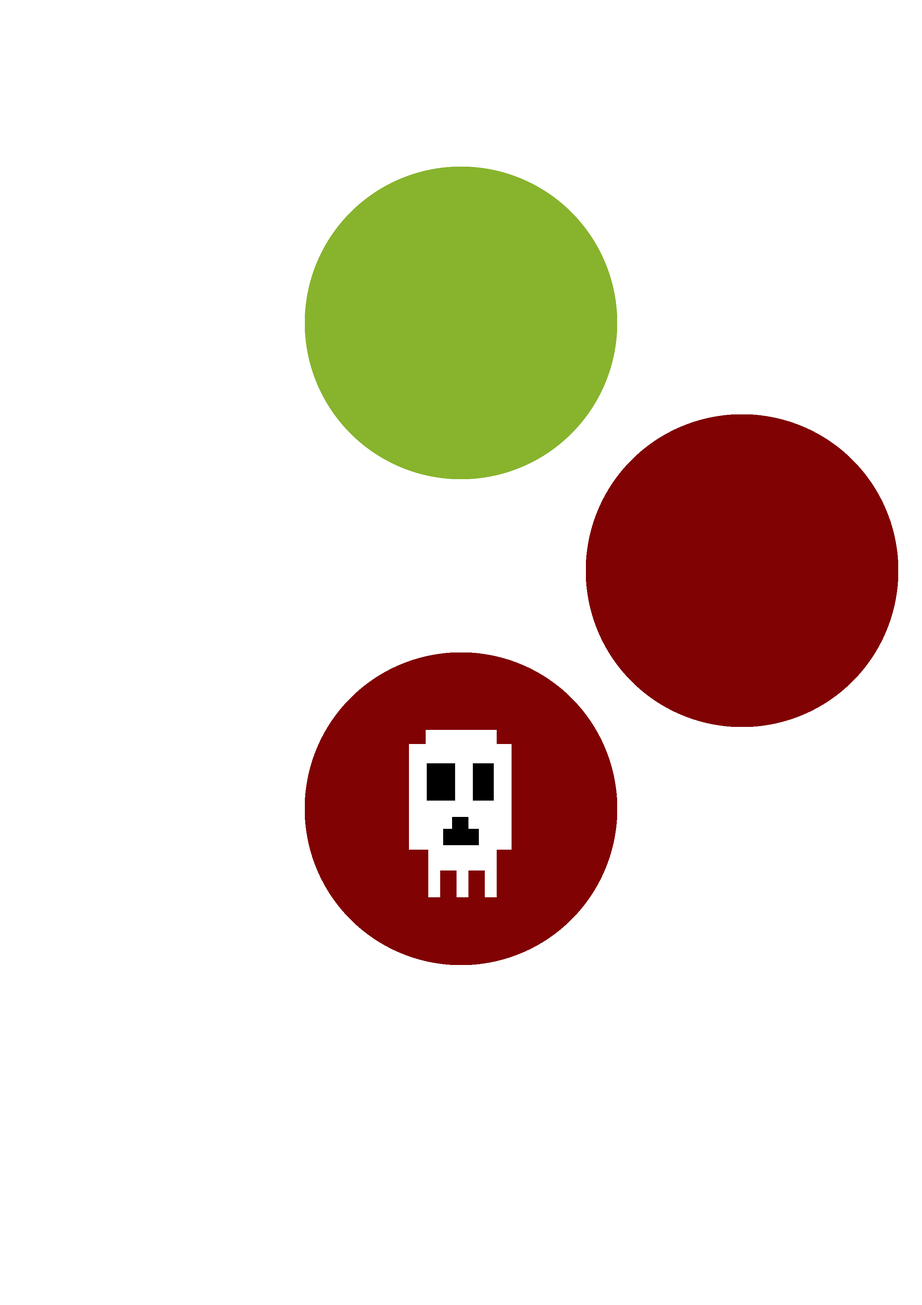
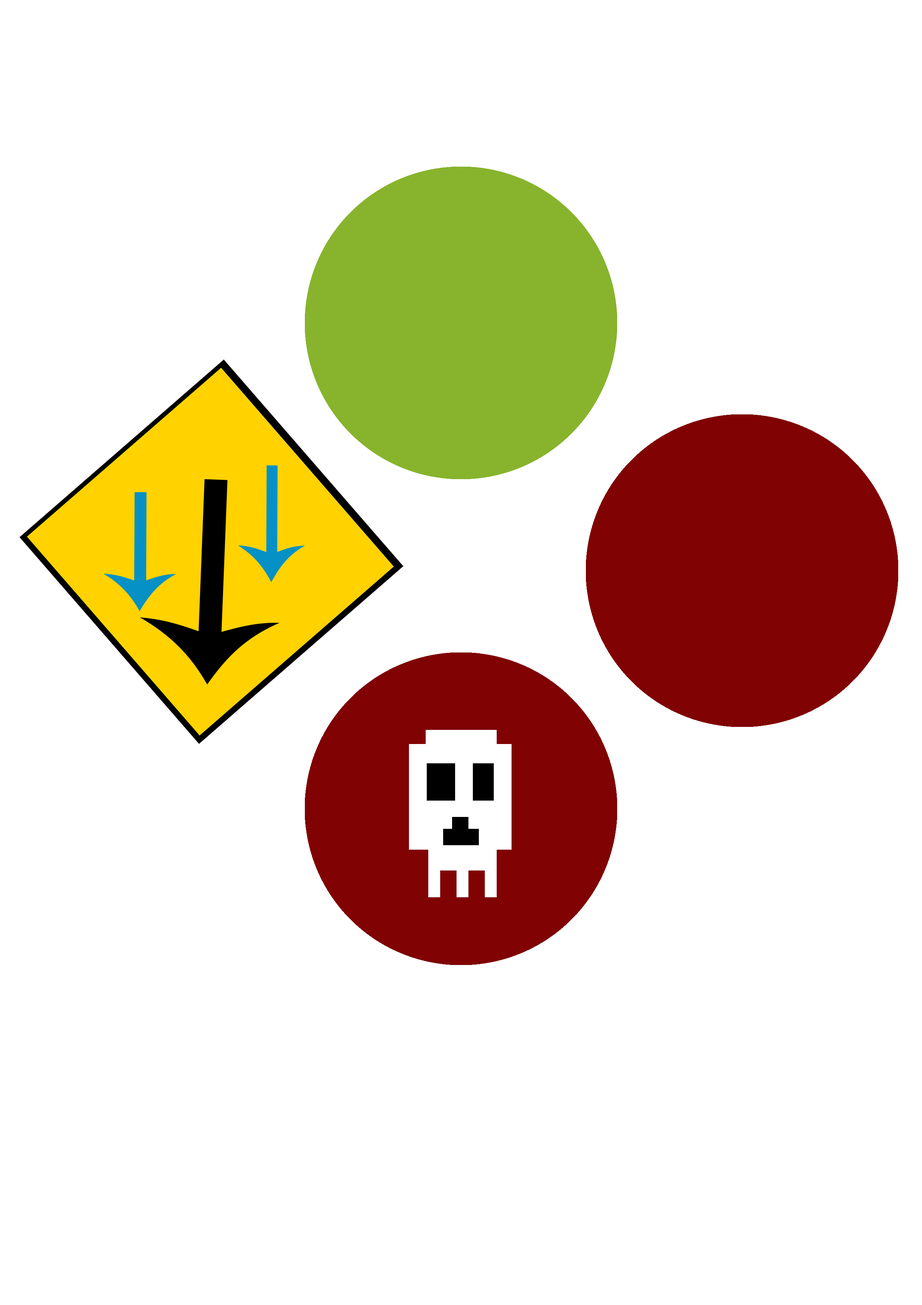
Layered file, before and after one edit (922x1305). Changes by layer:
added layer "PowerUp" above "Bola Vermelha" over [19, 359, 404, 744]
